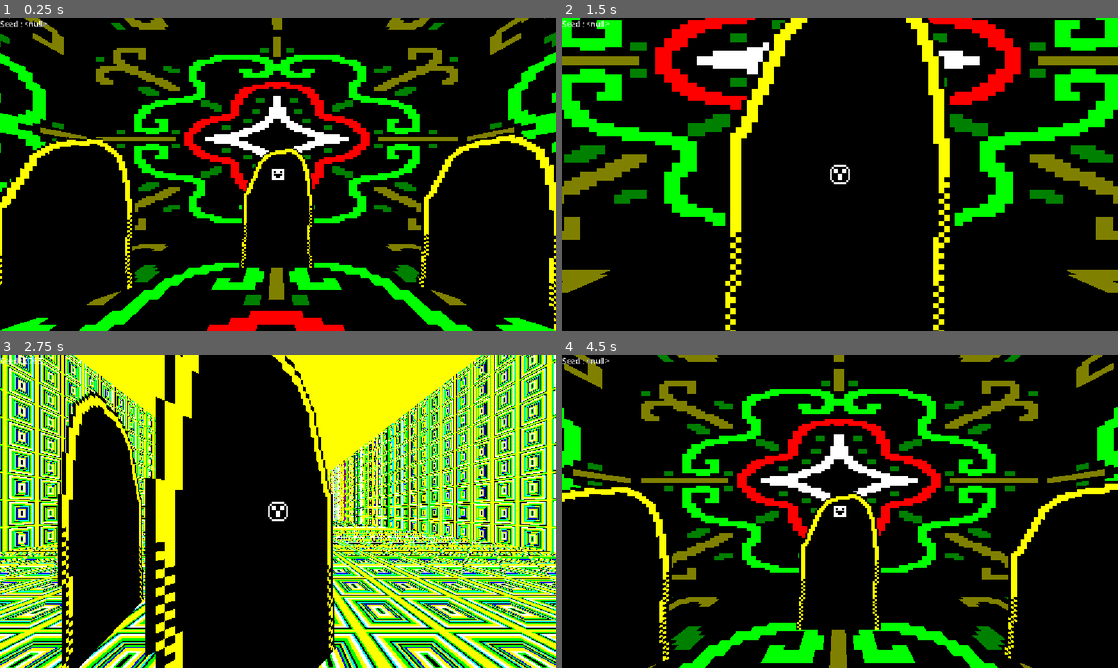
Above: before the commit, frames 1-4 (two rows, left to right).
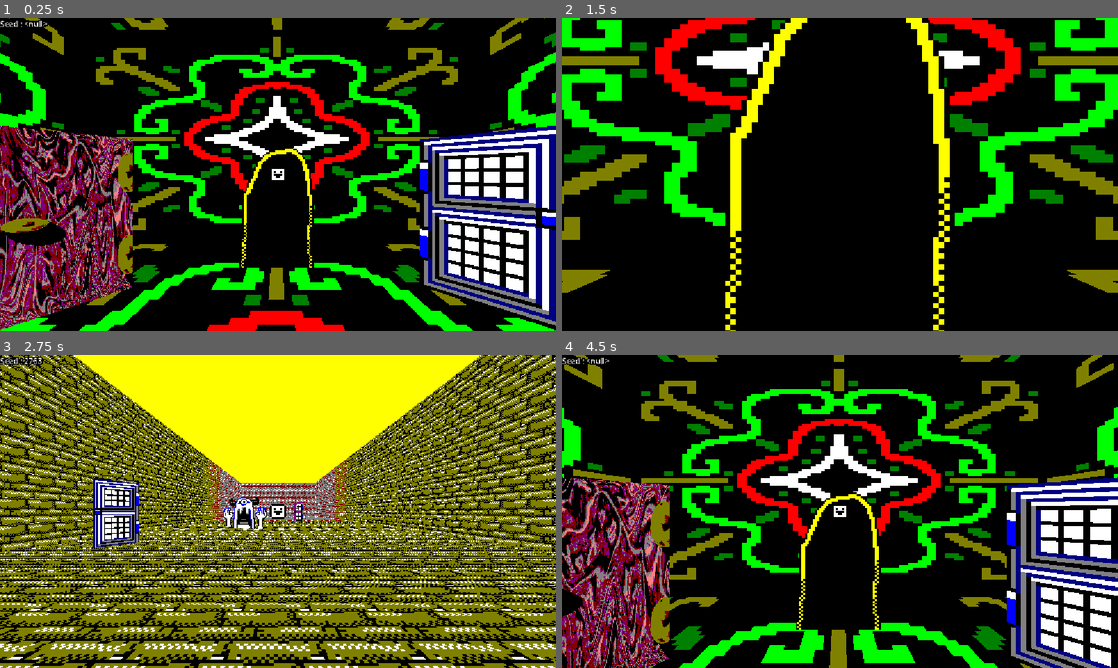
Above: after the commit, the same moments.

Repository: CrimsoneArt/REALAND-Walking-Sim
Game: Godot game, scene res://Scenes/SceneLoader.tscn
The game is run twice, just before and just after one commit, with the same random seed, the same clock (stepped at 60 frames per second) and the same inputs.
Inputs:
- Up to frame 1 (0.25 s): no input
- Up to frame 2 (1.5 s): tap Enter (Enter) at 0.5 s; hold Tab (ShowOrHideUI, bound only after the commit) 0.53-1.28 s; hold W (Up) from 0.53 s (still down); tap T (PinchCheek) at 0.6 s; tap Tab (ShowOrHideUI, bound only after the commit) at 1.35 s
- Up to frame 3 (2.75 s): keep holding W (Up); tap T (PinchCheek) at 1.55 s; hold Tab (ShowOrHideUI, bound only after the commit) from 2.03 s (still down); tap Enter (Enter) at 2.1 s
- Up to frame 4 (4.5 s): keep holding W (Up); release Tab (ShowOrHideUI, bound only after the commit) at 2.78 s; tap T (PinchCheek) at 2.85, 4.35 s; hold Tab (ShowOrHideUI, bound only after the commit) 3.53-4.28 s; tap Space at 4.25 s

The runs differ from the first frame. In frame 1, 20% of the frame differs, in the area x 0-100%, y 0-100%; in frame 2, 0.2%; in frame 3, 80%; in frame 4, 17%.

Commit message:
Added more sprites for Doors

Diff:
--- a/Objects/Door/DoorObject.gd
+++ b/Objects/Door/DoorObject.gd
@@ -2,3 +2,8 @@
 
 func _on_interactability_component_interacted() -> void:
 	get_node("/root/SceneLoader").load_dimension_scene(objectVariablesComponent.GetObjectVariable("Seed"))
+
+func _ready() -> void:
+	$StaticBody3D/Sprite3D.texture = load("res://Objects/Door/DoorSprites/Door"+str(objectVariablesComponent.GetObjectVariable("SpriteNumber"))+".png")
+	$StaticBody3D/Sprite3D.pixel_size = objectVariablesComponent.GetObjectVariable("SpriteHeight")/$StaticBody3D/Sprite3D.texture.get_size().y
+	$StaticBody3D.position.y = $StaticBody3D/Sprite3D.texture.get_size().y*$StaticBody3D/Sprite3D.pixel_size*0.5
--- a/Objects/Door/DoorObject.tscn
+++ b/Objects/Door/DoorObject.tscn
@@ -1,7 +1,7 @@
 [gd_scene format=3 uid="uid://dwqol8w28tgyb"]
 
 [ext_resource type="Script" uid="uid://cwj3o1iactmbr" path="res://Objects/Door/DoorObject.gd" id="1_k8bb4"]
-[ext_resource type="Texture2D" uid="uid://44rudu2fw800" path="res://Objects/Door/DoorPlaceHolder.png" id="2_k8bb4"]
+[ext_resource type="Texture2D" uid="uid://44rudu2fw800" path="res://Objects/Door/DoorSprites/Door1.png" id="2_k8bb4"]
 [ext_resource type="Script" uid="uid://cbgpvmrkx1dw3" path="res://Objects/ObjectComponents/ObjectVariablesComponent.gd" id="3_sd2m6"]
 [ext_resource type="PackedScene" uid="uid://cdnf6l5oawl3i" path="res://Objects/ObjectComponents/InteractabilityComponent.tscn" id="4_b613f"]
 [ext_resource type="Script" uid="uid://bjokdxs5441sl" path="res://Objects/ObjectComponents/ObjectVariableRule.gd" id="4_bfh6f"]
@@ -11,6 +11,21 @@
 variable_name = "Seed"
 type = 1
 generate_random_int = true
+metadata/_custom_type_script = "uid://bjokdxs5441sl"
+
+[sub_resource type="Resource" id="Resource_mdjru"]
+script = ExtResource("4_bfh6f")
+variable_name = "SpriteHeight"
+min_float = 2.75
+max_float = 3.0
+metadata/_custom_type_script = "uid://bjokdxs5441sl"
+
+[sub_resource type="Resource" id="Resource_j31m4"]
+script = ExtResource("4_bfh6f")
+variable_name = "SpriteNumber"
+type = 1
+min_int = 1
+max_int = 8
 metadata/_custom_type_script = "uid://bjokdxs5441sl"
 
 [sub_resource type="CapsuleShape3D" id="CapsuleShape3D_k8bb4"]
@@ -27,26 +42,25 @@
 [node name="StaticBody3D" type="StaticBody3D" parent="." unique_id=1308453124]
 
 [node name="Sprite3D" type="Sprite3D" parent="StaticBody3D" unique_id=2081312377]
-transform = Transform3D(1, 0, 0, 0, 1, 0, 0, 0, 1, 0, 1.4396656, 0)
 texture_filter = 0
 texture = ExtResource("2_k8bb4")
 
 [node name="ObjectVariablesComponent" type="Node" parent="StaticBody3D" unique_id=1539516392]
 script = ExtResource("3_sd2m6")
 Variables = Dictionary[String, Variant]({
-"Seed": 0
+"Seed": 0,
+"SpriteHeight": 2.88,
+"SpriteNumber": 1
 })
-VariableRules = Array[ExtResource("4_bfh6f")]([SubResource("Resource_bfh6f")])
+VariableRules = Array[ExtResource("4_bfh6f")]([SubResource("Resource_bfh6f"), SubResource("Resource_mdjru"), SubResource("Resource_j31m4")])
 metadata/_custom_type_script = "uid://cbgpvmrkx1dw3"
 
 [node name="InteractabilityComponent" parent="StaticBody3D" unique_id=500345398 instance=ExtResource("4_b613f")]
 
 [node name="CollisionShape3D" type="CollisionShape3D" parent="StaticBody3D/InteractabilityComponent" unique_id=2068898764]
-transform = Transform3D(1, 0, 0, 0, 1, 0, 0, 0, 1, 0, 1.4375, 0)
 shape = SubResource("CapsuleShape3D_k8bb4")
 
 [node name="CollisionShape3D" type="CollisionShape3D" parent="StaticBody3D" unique_id=587665654]
-transform = Transform3D(1, 0, 0, 0, 1, 0, 0, 0, 1, 0, 1.5, 0)
 shape = SubResource("CapsuleShape3D_k8bb4")
 
 [connection signal="Interacted" from="StaticBody3D/InteractabilityComponent" to="." method="_on_interactability_component_interacted"]
--- a/Player/PlayerUI/PlayerUI.gd
+++ b/Player/PlayerUI/PlayerUI.gd
@@ -8,3 +8,7 @@
 
 func update_seed_label(seed):
 	SeedLabel.text = "Seed : " + str(seed)
+
+func _unhandled_input(event: InputEvent) -> void:
+	if event.is_action_pressed("ShowOrHideUI"):
+		visible = not visible
--- a/Player/PlayerUI/PlayerUI.tscn
+++ b/Player/PlayerUI/PlayerUI.tscn
@@ -32,4 +32,6 @@
 layout_mode = 0
 offset_right = 40.0
 offset_bottom = 23.0
+theme_override_colors/font_outline_color = Color(0, 0, 0, 1)
+theme_override_constants/outline_size = 12
 text = "Seed : "
--- a/Scenes/HubWorld.tscn
+++ b/Scenes/HubWorld.tscn
@@ -25,68 +25,84 @@
 
 [node name="ObjectVariablesComponent2" parent="DoorObject1" unique_id=504571316 instance=ExtResource("4_avdaa")]
 Variables = Dictionary[String, Variant]({
-"Seed": 2763
+"Seed": 2763,
+"SpriteHeight": 2.88,
+"SpriteNumber": 1
 })
 
-[node name="DoorObject2" parent="." unique_id=2112717054 node_paths=PackedStringArray("objectVariablesComponent") instance=ExtResource("3_fxrh3")]
+[node name="DoorObject2" parent="." unique_id=322964604 node_paths=PackedStringArray("objectVariablesComponent") instance=ExtResource("3_fxrh3")]
+transform = Transform3D(-4.371139e-08, 0, -1, 0, 1, 0, 1, 0, -4.371139e-08, 4.8, 0, 0)
+objectVariablesComponent = NodePath("ObjectVariablesComponent2")
+
+[node name="ObjectVariablesComponent2" parent="DoorObject2" unique_id=1245640058 instance=ExtResource("4_avdaa")]
+Variables = Dictionary[String, Variant]({
+"Seed": 2764,
+"SpriteHeight": 2.88,
+"SpriteNumber": 2
+})
+
+[node name="DoorObject3" parent="." unique_id=1822355878 node_paths=PackedStringArray("objectVariablesComponent") instance=ExtResource("3_fxrh3")]
+transform = Transform3D(-1, 0, -8.742278e-08, 0, 1, 0, 8.742278e-08, 0, -1, 0, 0, 4.8)
+objectVariablesComponent = NodePath("ObjectVariablesComponent2")
+
+[node name="ObjectVariablesComponent2" parent="DoorObject3" unique_id=1102101361 instance=ExtResource("4_avdaa")]
+Variables = Dictionary[String, Variant]({
+"Seed": 2762,
+"SpriteHeight": 2.88,
+"SpriteNumber": 3
+})
+
+[node name="DoorObject4" parent="." unique_id=703466626 node_paths=PackedStringArray("objectVariablesComponent") instance=ExtResource("3_fxrh3")]
 transform = Transform3D(-4.371139e-08, 0, 1, 0, 1, 0, -1, 0, -4.371139e-08, -4.8, 0, 0)
 objectVariablesComponent = NodePath("ObjectVariablesComponent2")
 
-[node name="ObjectVariablesComponent2" parent="DoorObject2" unique_id=1542822623 instance=ExtResource("4_avdaa")]
+[node name="ObjectVariablesComponent2" parent="DoorObject4" unique_id=1343287779 instance=ExtResource("4_avdaa")]
 Variables = Dictionary[String, Variant]({
-"Seed": 4122479323
+"Seed": 68,
+"SpriteHeight": 2.88,
+"SpriteNumber": 4
 })
 
-[node name="DoorObject3" parent="." unique_id=884683491 node_paths=PackedStringArray("objectVariablesComponent") instance=ExtResource("3_fxrh3")]
-transform = Transform3D(1, 0, 0, 0, 1, 0, 0, 0, 1, 0, 0, 4.8)
-objectVariablesComponent = NodePath("ObjectVariablesComponent2")
-
-[node name="ObjectVariablesComponent2" parent="DoorObject3" unique_id=378948574 instance=ExtResource("4_avdaa")]
-Variables = Dictionary[String, Variant]({
-"Seed": 1786118722
-})
-
-[node name="DoorObject4" parent="." unique_id=1799772799 node_paths=PackedStringArray("objectVariablesComponent") instance=ExtResource("3_fxrh3")]
-transform = Transform3D(-4.371139e-08, 0, 1, 0, 1, 0, -1, 0, -4.371139e-08, 4.8, 0, 0)
-objectVariablesComponent = NodePath("ObjectVariablesComponent2")
-
-[node name="ObjectVariablesComponent2" parent="DoorObject4" unique_id=1800843091 instance=ExtResource("4_avdaa")]
-Variables = Dictionary[String, Variant]({
-"Seed": 2185861363
-})
-
-[node name="DoorObject5" parent="." unique_id=322964604 node_paths=PackedStringArray("objectVariablesComponent") instance=ExtResource("3_fxrh3")]
+[node name="DoorObject5" parent="." unique_id=636760879 node_paths=PackedStringArray("objectVariablesComponent") instance=ExtResource("3_fxrh3")]
 transform = Transform3D(0.70710677, 0, -0.70710677, 0, 1, 0, 0.70710677, 0, 0.70710677, 3.3941123, 0, -3.394112)
 objectVariablesComponent = NodePath("ObjectVariablesComponent2")
 
-[node name="ObjectVariablesComponent2" parent="DoorObject5" unique_id=2041228826 instance=ExtResource("4_avdaa")]
+[node name="ObjectVariablesComponent2" parent="DoorObject5" unique_id=555461677 instance=ExtResource("4_avdaa")]
 Variables = Dictionary[String, Variant]({
-"Seed": 2166156850
+"Seed": 666,
+"SpriteHeight": 2.88,
+"SpriteNumber": 5
 })
 
-[node name="DoorObject6" parent="." unique_id=308938857 node_paths=PackedStringArray("objectVariablesComponent") instance=ExtResource("3_fxrh3")]
+[node name="DoorObject6" parent="." unique_id=1244573429 node_paths=PackedStringArray("objectVariablesComponent") instance=ExtResource("3_fxrh3")]
+transform = Transform3D(-0.7071068, 0, -0.7071067, 0, 1, 0, 0.7071067, 0, -0.7071068, 3.3941126, 0, 3.3941126)
+objectVariablesComponent = NodePath("ObjectVariablesComponent2")
+
+[node name="ObjectVariablesComponent2" parent="DoorObject6" unique_id=1471131145 instance=ExtResource("4_avdaa")]
+Variables = Dictionary[String, Variant]({
+"Seed": 1,
+"SpriteHeight": 2.88,
+"SpriteNumber": 6
+})
+
+[node name="DoorObject7" parent="." unique_id=410905089 node_paths=PackedStringArray("objectVariablesComponent") instance=ExtResource("3_fxrh3")]
+transform = Transform3D(-0.7071068, 0, 0.7071067, 0, 1, 0, -0.7071067, 0, -0.7071068, -3.3941126, 0, 3.3941126)
+objectVariablesComponent = NodePath("ObjectVariablesComponent2")
+
+[node name="ObjectVariablesComponent2" parent="DoorObject7" unique_id=408172297 instance=ExtResource("4_avdaa")]
+Variables = Dictionary[String, Variant]({
+"Seed": 45674,
+"SpriteHeight": 2.88,
+"SpriteNumber": 7
+})
+
+[node name="DoorObject8" parent="." unique_id=189603617 node_paths=PackedStringArray("objectVariablesComponent") instance=ExtResource("3_fxrh3")]
 transform = Transform3D(0.7071067, 0, 0.7071068, 0, 1, 0, -0.7071068, 0, 0.7071067, -3.3941126, 0, -3.3941126)
 objectVariablesComponent = NodePath("ObjectVariablesComponent2")
 
-[node name="ObjectVariablesComponent2" parent="DoorObject6" unique_id=1678271069 instance=ExtResource("4_avdaa")]
+[node name="ObjectVariablesComponent2" parent="DoorObject8" unique_id=273549066 instance=ExtResource("4_avdaa")]
 Variables = Dictionary[String, Variant]({
-"Seed": 2419142381
+"Seed": 989,
+"SpriteHeight": 2.88,
+"SpriteNumber": 8
 })
-
-[node name="DoorObject7" parent="." unique_id=307514217 node_paths=PackedStringArray("objectVariablesComponent") instance=ExtResource("3_fxrh3")]
-transform = Transform3D(0.70710677, 0, -0.70710677, 0, 1, 0, 0.70710677, 0, 0.70710677, -3.3941126, 0, 3.3941126)
-objectVariablesComponent = NodePath("ObjectVariablesComponent2")
-
-[node name="ObjectVariablesComponent2" parent="DoorObject7" unique_id=1461495963 instance=ExtResource("4_avdaa")]
-Variables = Dictionary[String, Variant]({
-"Seed": 1638685595
-})
-
-[node name="DoorObject8" parent="." unique_id=1495840329 node_paths=PackedStringArray("objectVariablesComponent") instance=ExtResource("3_fxrh3")]
-transform = Transform3D(0.7071067, 0, 0.7071068, 0, 1, 0, -0.7071068, 0, 0.7071067, 3.3941126, 0, 3.3941126)
-objectVariablesComponent = NodePath("ObjectVariablesComponent2")
-
-[node name="ObjectVariablesComponent2" parent="DoorObject8" unique_id=1616993463 instance=ExtResource("4_avdaa")]
-Variables = Dictionary[String, Variant]({
-"Seed": 3129200072
-})
--- a/project.godot
+++ b/project.godot
@@ -89,6 +89,11 @@
 "events": [Object(InputEventKey,"resource_local_to_scene":false,"resource_name":"","device":-1,"window_id":0,"alt_press …(192 unchanged characters)…
 ]
 }
+ShowOrHideUI={
+"deadzone": 0.2,
+"events": [Object(InputEventKey,"resource_local_to_scene":false,"resource_name":"","device":-1,"window_id":0,"alt_pressed":false,"shift_pressed":false,"ctrl_pressed":false,"meta_pressed":false,"pressed":false,"keycode":0,"physical_keycode":4194306,"key_label":0,"unicode":0,"location":0,"echo":false,"script":null)
+]
+}
 
 [layer_names]
 
Renamed: Objects/Door/DoorPlaceHolder.png -> Objects/Door/DoorSprites/Door1.png
Not shown, added: Objects/Door/DoorSprites/Door1.png.import
Binary file added: Objects/Door/DoorSprites/Door2.aseprite
Binary file added: Objects/Door/DoorSprites/Door2.png
Not shown, added: Objects/Door/DoorSprites/Door2.png.import
Binary file added: Objects/Door/DoorSprites/Door3.aseprite
Binary file added: Objects/Door/DoorSprites/Door3.png
Not shown, added: Objects/Door/DoorSprites/Door3.png.import
Binary file added: Objects/Door/DoorSprites/Door4.aseprite
Binary file added: Objects/Door/DoorSprites/Door4.png
Not shown, added: Objects/Door/DoorSprites/Door4.png.import
Binary file added: Objects/Door/DoorSprites/Door5.aseprite
(and 10 more such lines)
